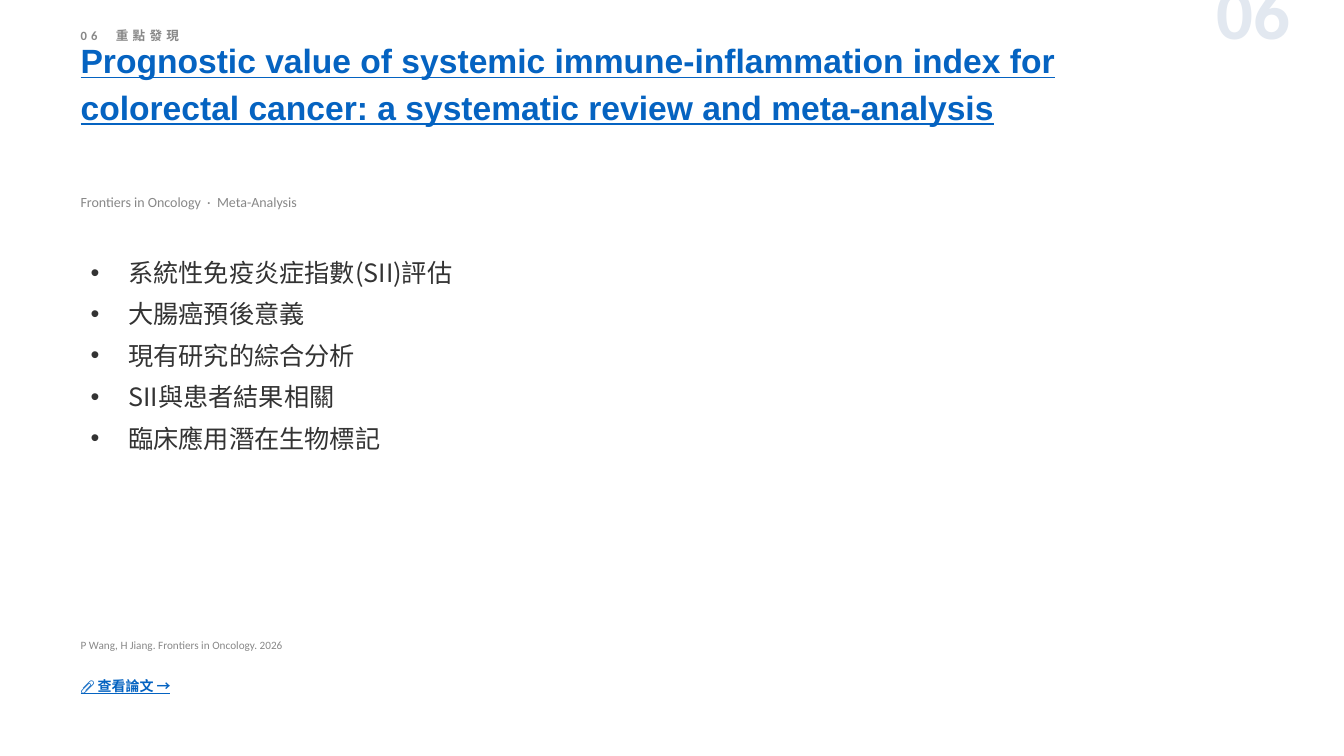
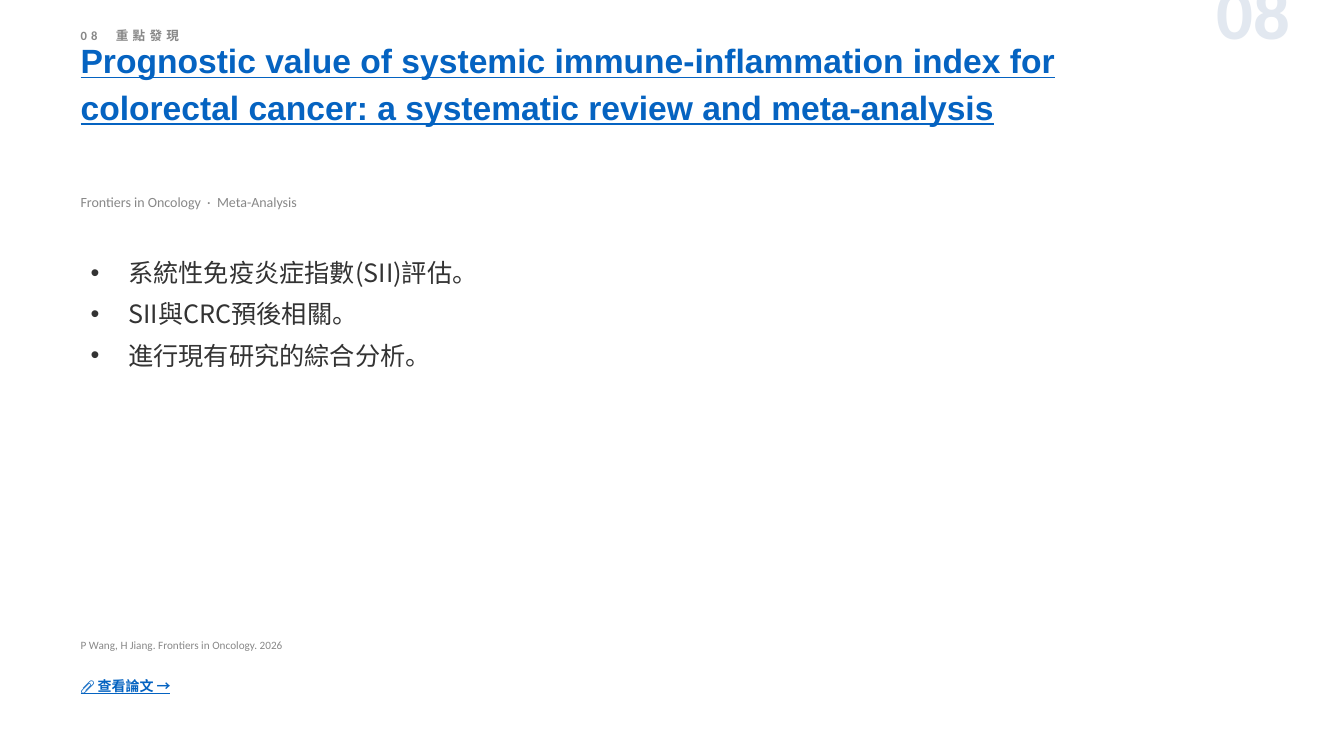
Before and after one commit to jejenhu-maker/colorectal-weekly-digest, a slide deck: slide 10 of docs/digest-zh.pptx (slide 8 before the commit). Drawn at 1344x756 pixels with LibreOffice and Linux fonts; fonts in the diff are those of the drawing. Boxes give left, top, right and bottom in pixels: in the first picture for what was removed or moved away, otherwise in the second. Text is boxed around its words. In the diff, an @@ line names an element or a change of style, - is before the commit and + after.

```diff
--- a/docs/digest-zh.pptx
+++ b/docs/digest-zh.pptx
@@ text at box(1008, 10, 1291, 10): text changed @@
-06
+08
@@ text at box(128, 261, 477, 367): text changed @@
-• 系統性免疫炎症指數(SII)評估
-• 大腸癌預後意義
-• 現有研究的綜合分析
-• SII與患者結果相關
-• 臨床應用潛在生物標記
+• 系統性免疫炎症指數(SII)評估。
+• SII與CRC預後相關。
+• 進行現有研究的綜合分析。
```
Also in this commit, not shown: 11 other slides changed, 2 slides added, 2 slides removed, 2 other files.
